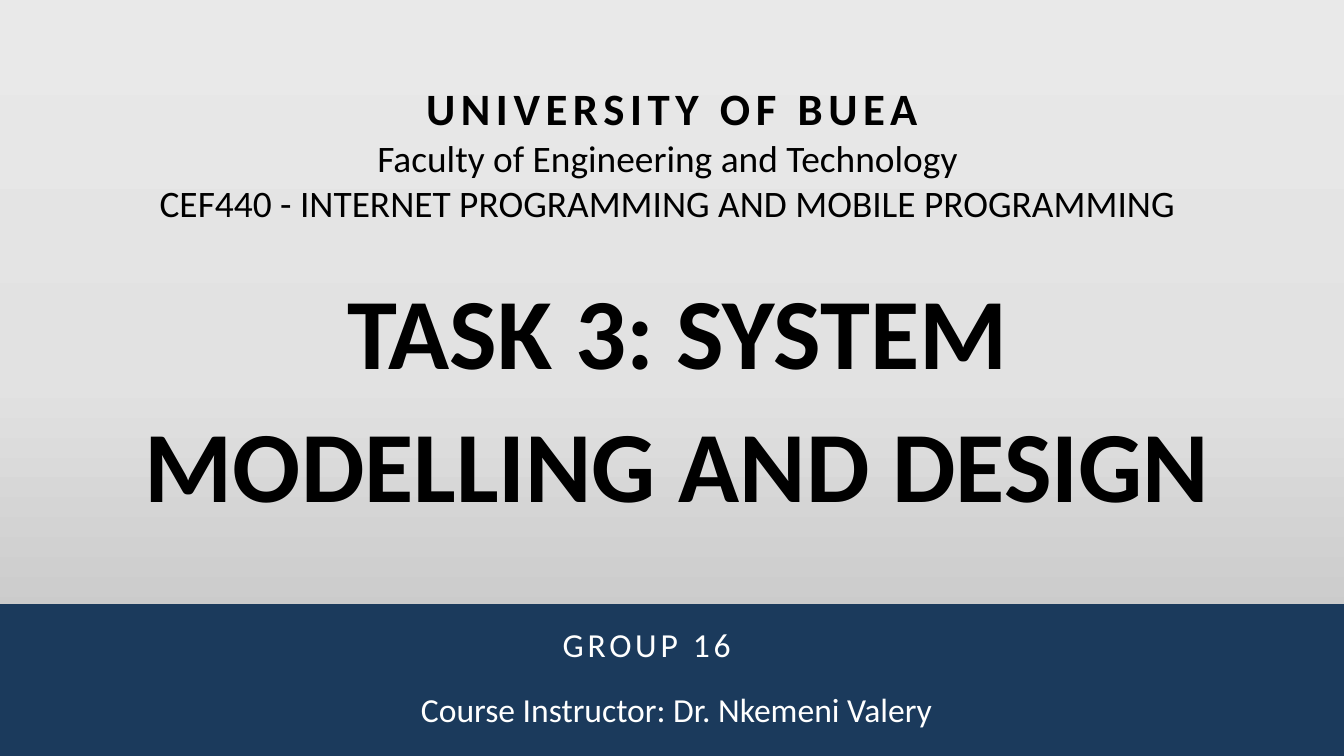
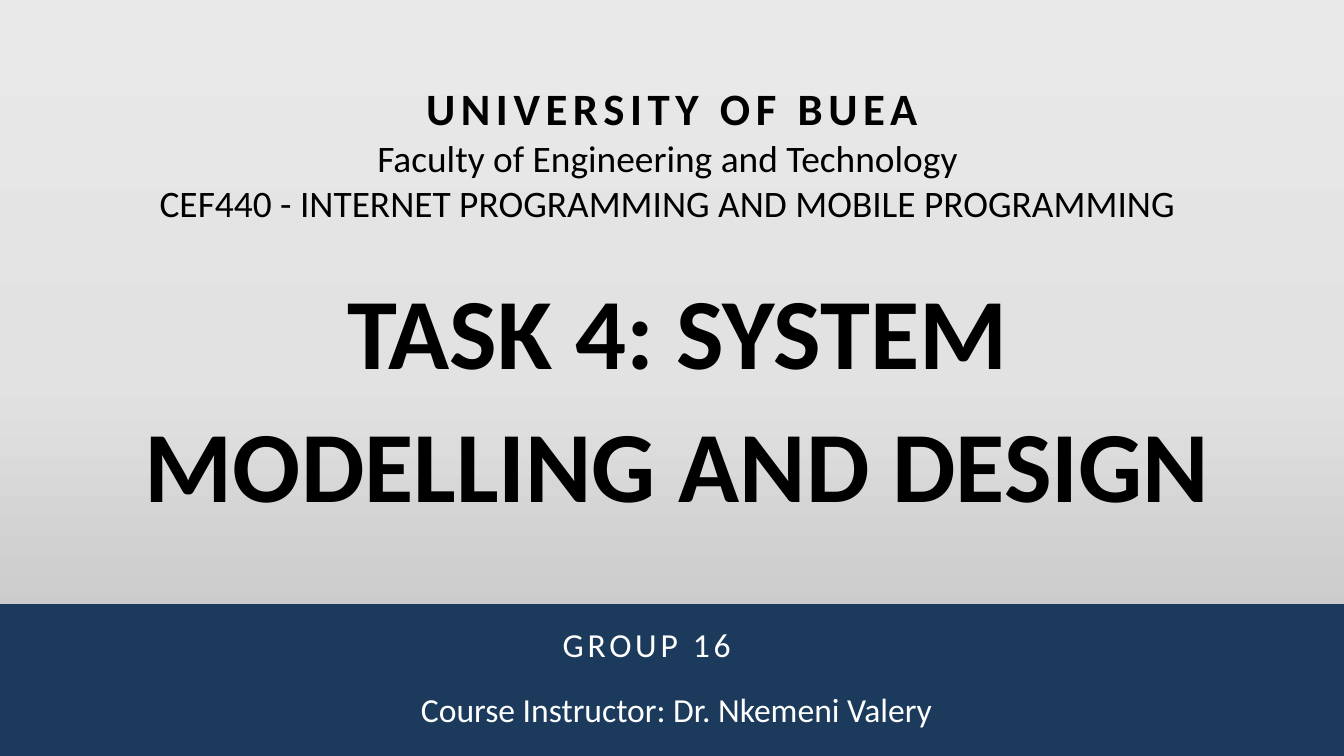
Before and after one commit to Sama-Mokom/CEF_440_Group_16, a slide deck: slide 1 of TASK 4/Group16 Task4.pptx. Drawn at 1344x756 pixels with LibreOffice and Linux fonts; fonts in the diff are those of the drawing. Boxes give left, top, right and bottom in pixels: in the first picture for what was removed or moved away, otherwise in the second. Text is boxed around its words. In the diff, an @@ line names an element or a change of style, - is before the commit and + after.

Commit message:
This is our final Task 4

```diff
--- a/TASK 4/Group16 Task4.pptx
+++ b/TASK 4/Group16 Task4.pptx
@@ text at [145,303,1209,503]: text changed @@
-TASK 3: SYSTEM MODELLING AND DESIGN
+TASK 4: SYSTEM MODELLING AND DESIGN
```
Also in this commit, not shown: 9 other slides changed, 1 slide added, 1 other file.
